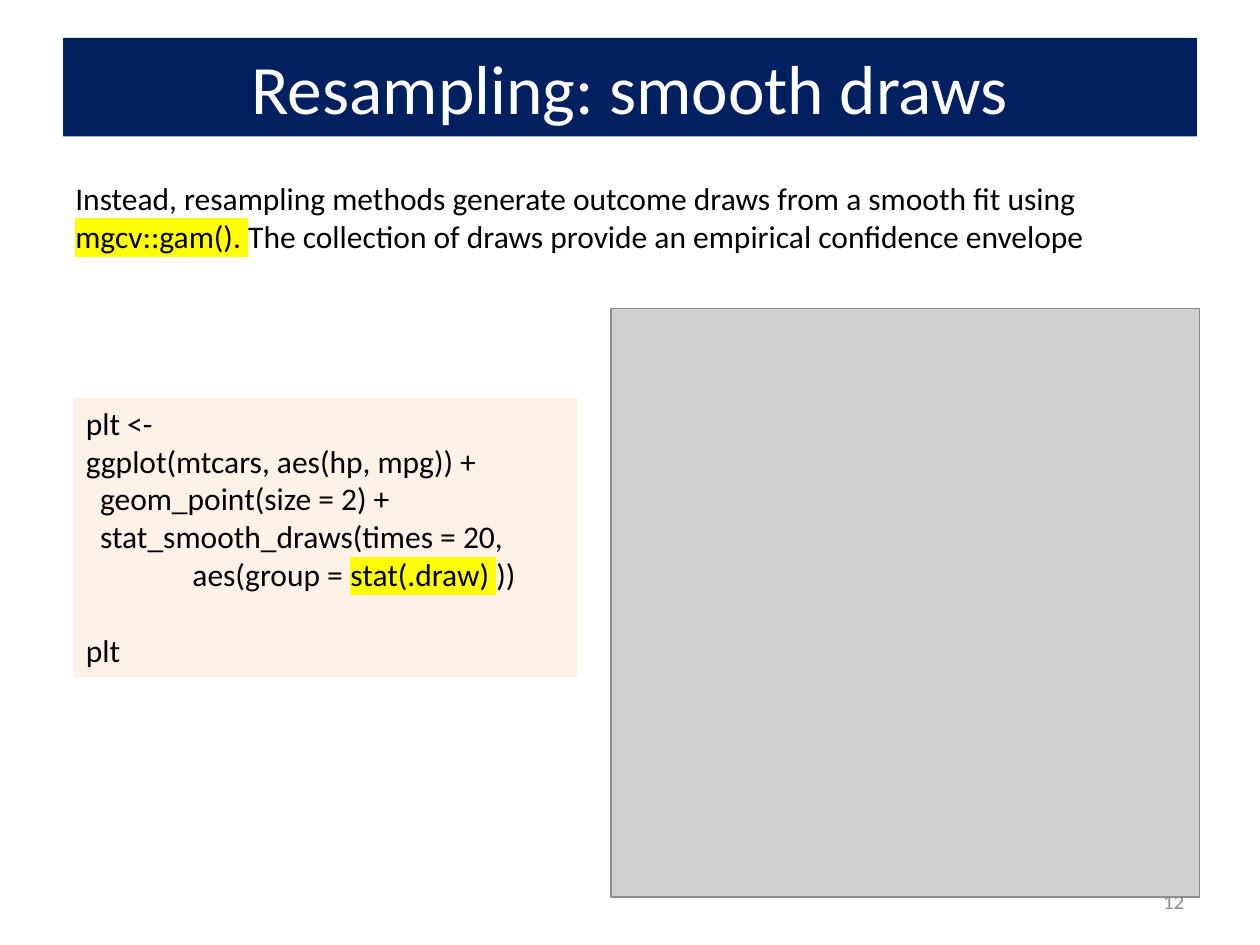
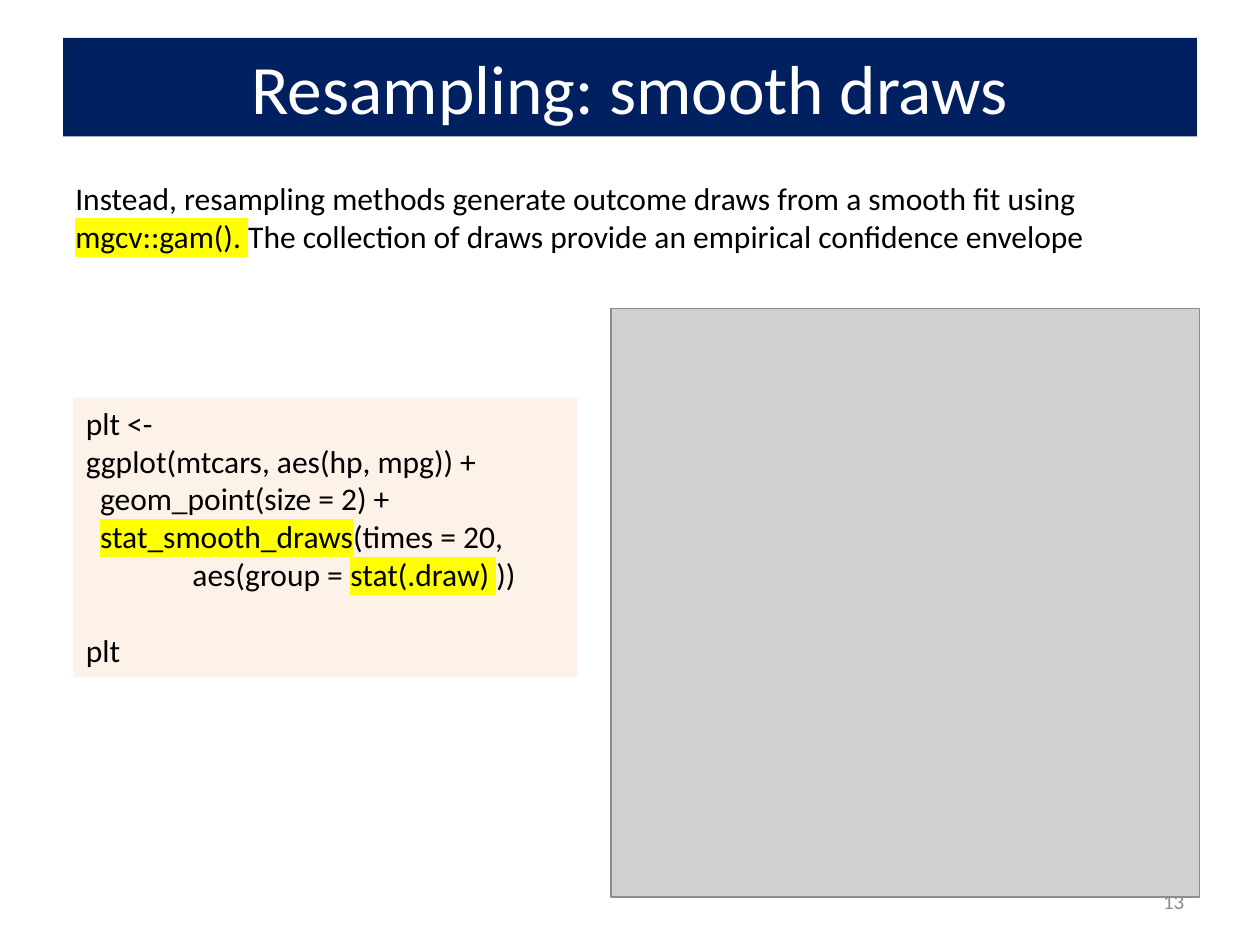
Before and after one commit to friendly/6135, a slide deck: slide 13 of lectures/bootstrap.pptx (slide 12 before the commit). Drawn at 1260x945 pixels with LibreOffice and Linux fonts; fonts in the diff are those of the drawing; grey boxes stand for pictures. Boxes give left, top, right and bottom in pixels: in the first picture for what was removed or moved away, otherwise in the second. Text is boxed around its words. In the diff, an @@ line names an element or a change of style, - is before the commit and + after.

```diff
--- a/lectures/bootstrap.pptx
+++ b/lectures/bootstrap.pptx
@@ text in rectangle at (100, 522, 503, 556): highlight none to #FFFF00 in "stat_smooth_draws(times" @@
@@ page number at (1163, 891, 1184, 909): text changed @@
-12
+13
```
Also in this commit, not shown: 7 other slides changed, 2 slides added, 17 other files.
